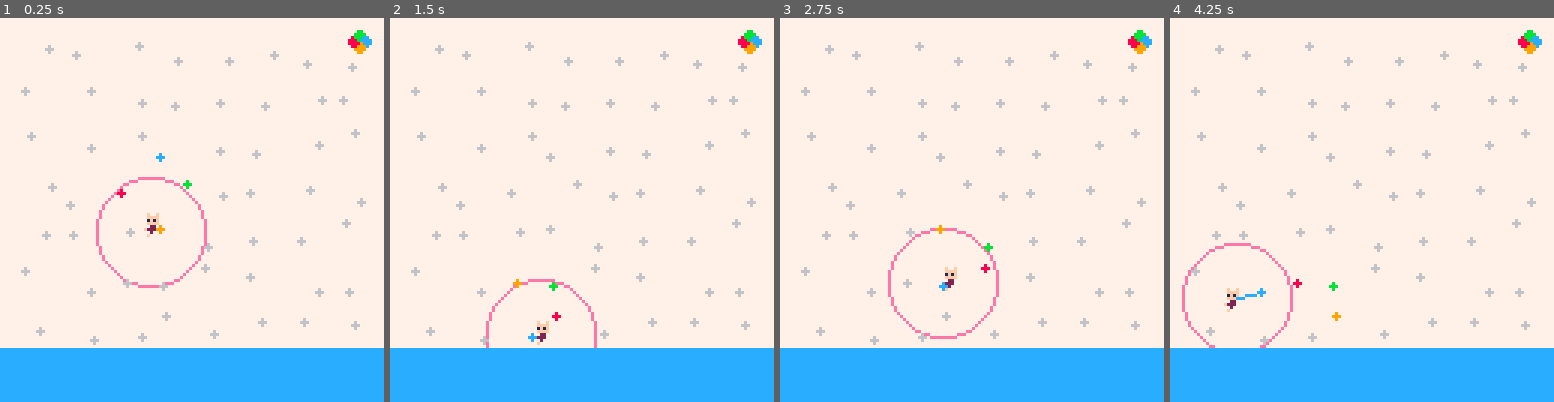
Above: before the commit, frames 1-4 (left to right).
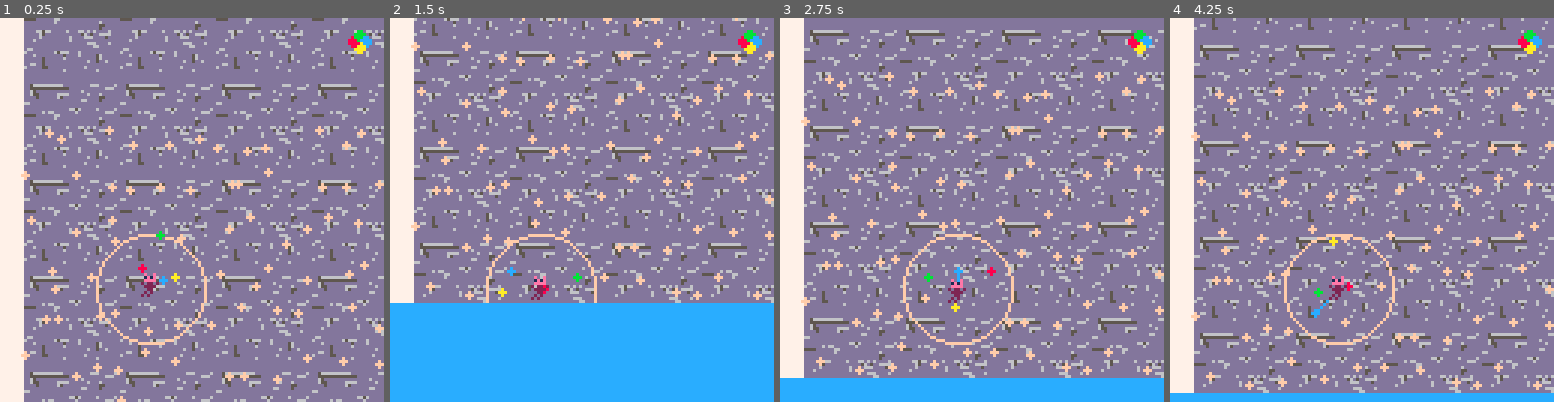
Above: after the commit, the same moments.

Repository: MaxBittker/grpi
Game: PICO-8 cartridge grpi.p8
Two runs of this game, one before a commit and one after it. Both use one fixed random seed, a clock stepped at 60 frames per second and the inputs below.
Inputs:
- Up to frame 1 (0.25 s): no input
- Up to frame 2 (1.5 s): tap X (X key) at 0.33, 1.07 s; tap O (Z key) at 0.7 s
- Up to frame 3 (2.75 s): hold Right 1.6-2.1 s; tap O (Z key) at 1.7, 2.1, 2.5 s; tap X (X key) at 1.85 s; hold Up 2.15-2.42 s; hold Right from 2.47 s (still down)
- Up to frame 4 (4.25 s): tap O (Z key) every 0.4 s from 2.9 to 4.1 s; tap X (X key) at 2.97, 4.08 s; release Right at 3.03 s; hold Left 3.08-3.58 s; hold Down 3.63-3.97 s; hold Right from 4.02 s (still down)

The runs differ from the first frame. In frame 1, 94% of the frame differs, in the area x 0-100%, y 0-100%; in frame 2, 81%; in frame 3, 88%; in frame 4, 92%.

Commit message:
wip

Diff:
--- a/grpi.p8
+++ b/grpi.p8
@@ -96,6 +96,7 @@
 held_holds = {}
 tick = 0
 size  = 4
+height = 0
 reach = 18
 floor_y = 110
 
@@ -103,7 +104,7 @@
 velx = 0
 vely = 0
 colors = {
-  8,12,11,9
+  8,12,11,10
 }
 function distance_sort( a,b )
       pup = vadd(player, {x=0,y=-5})
@@ -134,7 +135,7 @@
       player.x = 50
       player.y = 50
 
-      for x=8,120,15 do
+      for x=8,120,10 do
             for y=8,100,15 do
                   hold = {x=x+rnd(10), y=y+rnd(10), c=0}
                   add(holds, hold)
@@ -145,7 +146,7 @@
 function draw_hold(i,hold)
       color = colors[hold.c]
       if( i > 4 ) then
-            color = 6
+            color = 15
       end
       circfill(hold.x,hold.y,1.8,color)
 
@@ -158,20 +159,27 @@
 function _draw()
  cls(7)
 
+
+ camera(0,player.y-90)
+  map(0,0,0,-80,20,1200)
 --  print("press ❎ to bump",
       --  32,10, 6)
 
- circ(player.x,player.y,reach,14)
+ circ(player.x,player.y,reach,15)
+
+
+ for i,h in pairs(holds) do draw_hold(i,h) end
+ rectfill(0,floor_y,127,197,12)
+
+foreach(held_holds, _draw_reach)
+
 
  spr(1,player.x-4-velx,
        player.y-4-vely)
 
- for i,h in pairs(holds) do draw_hold(i,h) end
- rectfill(0,floor_y,127,127,12)
-
-foreach(held_holds, _draw_reach)
-
+ camera()
  spr(6,116,4)
+
 end
 
 function pull_hold(hold)
@@ -203,20 +211,29 @@
  else
   player.y += vely
  end
- vely += 0.3
+ vely += 0.2
+ old_held_holds = held_holds
  held_holds = {}
  hcount = 0
+ strain = btnp(5)
+ if strain then sfx(3) end
  for h = 1,4 do
   -- pull_hold(holds[h])
   if(btn(h-1)) and hcount<2 then
-    hcount+=1
     hold = find_where(holds, function (ho) return ho.c ==h end)
     if hold then
+      hcount+=1
       d = distance(player, hold)
       if d < reach then
         add(held_holds, hold)
+        if not find_where(old_held_holds,
+         function (ho) return ho.x==hold.x end)
+          then sfx(1)
+        end
         pulldir = norm(vsub(player,hold))
-        pull = vmult(pulldir, d*0.1)
+        ds = (d-(reach*0.25)) ^ 2
+        if strain then ds=400 end
+        pull = vmult(pulldir,  ds  *0.01)
         velx -= pull.x
         vely -= pull.y
       end
@@ -225,7 +242,7 @@
 end
 
 
- velx *= 0.9
+ velx *= 0.95
  vely *= 0.9
  if tick==10 then
   qsort( holds, distance_sort )
@@ -249,3 +266,109 @@
 
 
 
+…(68 lines of a section not shown)…
+__map__
+0000000000000000000000000000000000000000000000000000000000000000000000000000000000000000000000000000000000000000000000000000000000000000000000000000000000000000000000000000000000000000000000000000000000000000000000000000000000000000000000000000000000000000
+00080d0e0f0c0d0e0f0c0d0e0f0c0d0e0f000000000000000000000000000000000000000000000000000000000000000000000000000000000000000000000000000000000000000000000000000000000000000000000000000000000000000000000000000000000000000000000000000000000000000000000000000000
+001c1d1e0f1c1d1e0f1c1d1e0f1c1d1e0f000000000000000000000000000000000000000000000000000000000000000000000000000000000000000000000000000000000000000000000000000000000000000000000000000000000000000000000000000000000000000000000000000000000000000000000000000000
+002c2d2e1f2c2d2e1f2c2d2e1f2c2d2e1f000000000000000000000000000000000000000000000000000000000000000000000000000000000000000000000000000000000000000000000000000000000000000000000000000000000000000000000000000000000000000000000000000000000000000000000000000000
+003c3d3e3f3c3d3e3f3c3d3e3f3c3d3e3f000000000000000000000000000000000000000000000000000000000000000000000000000000000000000000000000000000000000000000000000000000000000000000000000000000000000000000000000000000000000000000000000000000000000000000000000000000
+000c0d0e0f0c0d0e0f0c0d0e0f0c0d0e0f000000000000000000000000000000000000000000000000000000000000000000000000000000000000000000000000000000000000000000000000000000000000000000000000000000000000000000000000000000000000000000000000000000000000000000000000000000
+001c1d1e0f1c1d1e0f1c1d1e0f1c1d1e0f000000000000000000000000000000000000000000000000000000000000000000000000000000000000000000000000000000000000000000000000000000000000000000000000000000000000000000000000000000000000000000000000000000000000000000000000000000
+002c2d2e1f2c2d2e1f2c2d2e1f2c2d2e1f000000000000000000000000000000000000000000000000000000000000000000000000000000000000000000000000000000000000000000000000000000000000000000000000000000000000000000000000000000000000000000000000000000000000000000000000000000
+003c3d3e3f3c3d3e3f3c3d3e3f3c3d3e3f000000000000000000000000000000000000000000000000000000000000000000000000000000000000000000000000000000000000000000000000000000000000000000000000000000000000000000000000000000000000000000000000000000000000000000000000000000
+000c0d0e0f0c0d0e0f0c0d0e0f0c0d0e0f000000000000000000000000000000000000000000000000000000000000000000000000000000000000000000000000000000000000000000000000000000000000000000000000000000000000000000000000000000000000000000000000000000000000000000000000000000
+001c1d1e0f1c1d1e0f1c1d1e0f1c1d1e0f000000000000000000000000000000000000000000000000000000000000000000000000000000000000000000000000000000000000000000000000000000000000000000000000000000000000000000000000000000000000000000000000000000000000000000000000000000
+002c2d2e1f2c2d2e1f2c2d2e1f2c2d2e1f000000000000000000000000000000000000000000000000000000000000000000000000000000000000000000000000000000000000000000000000000000000000000000000000000000000000000000000000000000000000000000000000000000000000000000000000000000
+003c3d3e3f3c3d3e3f3c3d3e3f3c3d3e3f000000000000000000000000000000000000000000000000000000000000000000000000000000000000000000000000000000000000000000000000000000000000000000000000000000000000000000000000000000000000000000000000000000000000000000000000000000
+000c0d0e0f0c0d0e0f0c0d0e0f0c0d0e0f000000000000000000000000000000000000000000000000000000000000000000000000000000000000000000000000000000000000000000000000000000000000000000000000000000000000000000000000000000000000000000000000000000000000000000000000000000
+001c1d1e0f1c1d1e0f1c1d1e0f1c1d1e0f000000000000000000000000000000000000000000000000000000000000000000000000000000000000000000000000000000000000000000000000000000000000000000000000000000000000000000000000000000000000000000000000000000000000000000000000000000
+002c2d2e1f2c2d2e1f2c2d2e1f2c2d2e1f000000000000000000000000000000000000000000000000000000000000000000000000000000000000000000000000000000000000000000000000000000000000000000000000000000000000000000000000000000000000000000000000000000000000000000000000000000
+003c3d3e3f3c3d3e3f3c3d3e3f3c3d3e3f000000000000000000000000000000000000000000000000000000000000000000000000000000000000000000000000000000000000000000000000000000000000000000000000000000000000000000000000000000000000000000000000000000000000000000000000000000
+000c0d0e0f0c0d0e0f0c0d0e0f0c0d0e0f000000000000000000000000000000000000000000000000000000000000000000000000000000000000000000000000000000000000000000000000000000000000000000000000000000000000000000000000000000000000000000000000000000000000000000000000000000
+001c1d1e0f1c1d1e0f1c1d1e0f1c1d1e0f000000000000000000000000000000000000000000000000000000000000000000000000000000000000000000000000000000000000000000000000000000000000000000000000000000000000000000000000000000000000000000000000000000000000000000000000000000
+002c2d2e1f2c2d2e1f2c2d2e1f2c2d2e1f000000000000000000000000000000000000000000000000000000000000000000000000000000000000000000000000000000000000000000000000000000000000000000000000000000000000000000000000000000000000000000000000000000000000000000000000000000
+003c3d3e3f3c3d3e3f3c3d3e3f3c3d3e3f000000000000000000000000000000000000000000000000000000000000000000000000000000000000000000000000000000000000000000000000000000000000000000000000000000000000000000000000000000000000000000000000000000000000000000000000000000
+000c0d0e0f0c0d0e0f0c0d0e0f0c0d0e0f000000000000000000000000000000000000000000000000000000000000000000000000000000000000000000000000000000000000000000000000000000000000000000000000000000000000000000000000000000000000000000000000000000000000000000000000000000
+001c1d1e0f1c1d1e0f1c1d1e0f1c1d1e0f000000000000000000000000000000000000000000000000000000000000000000000000000000000000000000000000000000000000000000000000000000000000000000000000000000000000000000000000000000000000000000000000000000000000000000000000000000
+002c2d2e1f2c2d2e1f2c2d2e1f2c2d2e1f000000000000000000000000000000000000000000000000000000000000000000000000000000000000000000000000000000000000000000000000000000000000000000000000000000000000000000000000000000000000000000000000000000000000000000000000000000
+003c3d3e3f3c3d3e3f3c3d3e3f3c3d3e3f000000000000000000000000000000000000000000000000000000000000000000000000000000000000000000000000000000000000000000000000000000000000000000000000000000000000000000000000000000000000000000000000000000000000000000000000000000
+000c0d0e0f0c0d0e0f0c0d0e0f0c0d0e0f000000000000000000000000000000000000000000000000000000000000000000000000000000000000000000000000000000000000000000000000000000000000000000000000000000000000000000000000000000000000000000000000000000000000000000000000000000
+001c1d1e0f1c1d1e0f1c1d1e0f1c1d1e0f000000000000000000000000000000000000000000000000000000000000000000000000000000000000000000000000000000000000000000000000000000000000000000000000000000000000000000000000000000000000000000000000000000000000000000000000000000
+002c2d2e1f2c2d2e1f2c2d2e1f2c2d2e1f000000000000000000000000000000000000000000000000000000000000000000000000000000000000000000000000000000000000000000000000000000000000000000000000000000000000000000000000000000000000000000000000000000000000000000000000000000
+003c3d3e3f3c3d3e3f3c3d3e3f3c3d3e3f000000000000000000000000000000000000000000000000000000000000000000000000000000000000000000000000000000000000000000000000000000000000000000000000000000000000000000000000000000000000000000000000000000000000000000000000000000
+000c0d0e0f0c0d0e0f0c0d0e0f0c0d0e0f000000000000000000000000000000000000000000000000000000000000000000000000000000000000000000000000000000000000000000000000000000000000000000000000000000000000000000000000000000000000000000000000000000000000000000000000000000
+001c1d1e0f1c1d1e0f1c1d1e0f1c1d1e0f000000000000000000000000000000000000000000000000000000000000000000000000000000000000000000000000000000000000000000000000000000000000000000000000000000000000000000000000000000000000000000000000000000000000000000000000000000
+002c2d2e1f2c2d2e1f2c2d2e1f2c2d2e1f000000000000000000000000000000000000000000000000000000000000000000000000000000000000000000000000000000000000000000000000000000000000000000000000000000000000000000000000000000000000000000000000000000000000000000000000000000
+…(5 lines of a section not shown)…
Not shown, changed: 81 lines of the sprite sheet (__gfx__) section of grpi.p8
